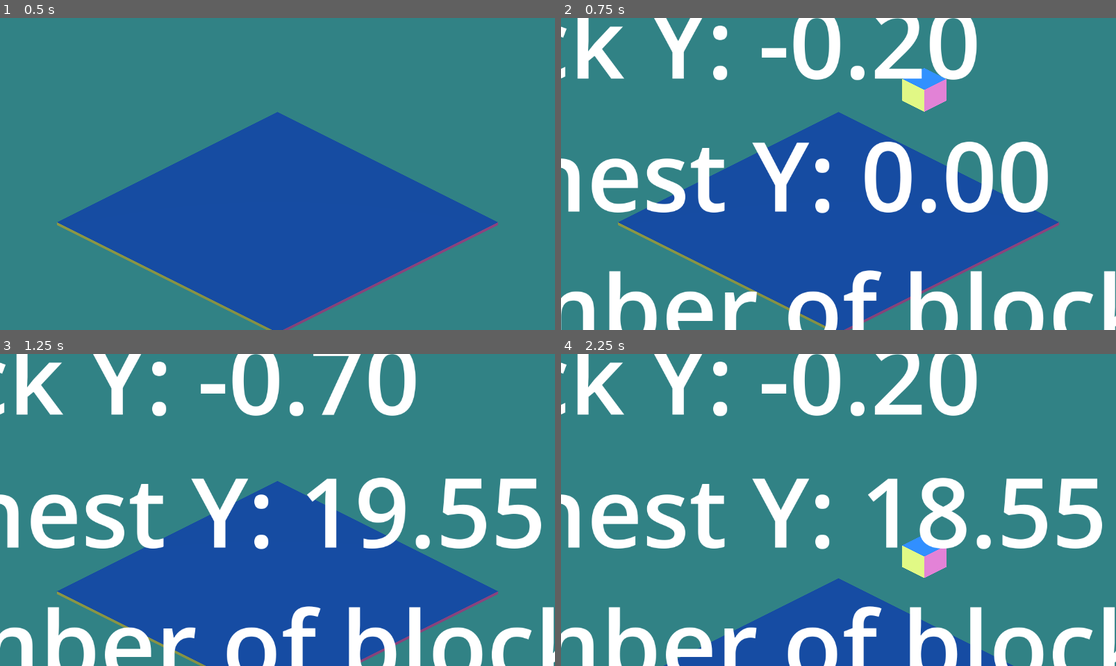
Above: before the commit, frames 1-4 (two rows, left to right).
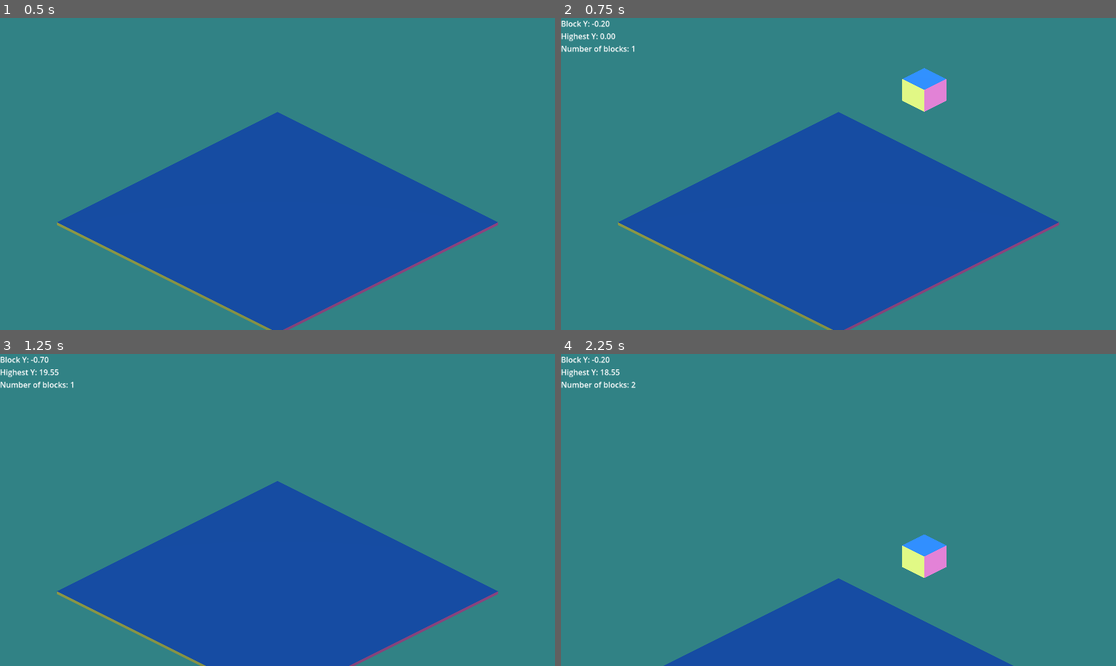
Above: after the commit, the same moments.

Repository: dream-team-reborn/godot-wild-jam-73
Game: Godot game, scene res://scenes/game.tscn
Two runs of this game, one before a commit and one after it. Both use one fixed random seed, a clock stepped at 60 frames per second and the inputs below.
Inputs (mouse positions are in pixels of both pictures, inside the frame that each line leads up to):
- Up to frame 1 (0.5 s): no input
- Up to frame 2 (0.75 s): tap Enter at 0.5 s; move the mouse to (960, 158) at 0.52 s; hold Right (move_right) from 0.53 s (still down); hold Space (confirm) from 0.53 s (still down); click (960, 158) at 0.67 s
- Up to frame 3 (1.25 s): keep holding Right (move_right); keep holding Space (confirm)
- Up to frame 4 (2.25 s): release Right (move_right) at 1.25 s; release Space (confirm) at 1.25 s; drag from (727, 525) to (810, 572) at 1.27 s; move the mouse to (894, 441) at 2.02 s; hold Right (move_right) from 2.03 s (still down); hold Space (confirm) from 2.03 s (still down)

Frame 1 is identical in both runs. In frame 2, 17% of the frame differs, in the area x 0-100%, y 0-100%; in frame 3, 17%; in frame 4, 18%.

Commit message:
Fix debug text

Diff:
--- a/project.godot
+++ b/project.godot
@@ -67,8 +67,3 @@
 
 3d_physics/layer_1="Everything else"
 3d_physics/layer_2="Modules"
-
-[rendering]
-
-renderer/rendering_method="gl_compatibility"
-renderer/rendering_method.mobile="gl_compatibility"
--- a/scenes/game.tscn
+++ b/scenes/game.tscn
@@ -22,6 +22,8 @@
 
 [sub_resource type="BoxMesh" id="BoxMesh_sf87x"]
 size = Vector3(100, 1, 100)
+
+[sub_resource type="LabelSettings" id="LabelSettings_gohhe"]
 
 [node name="Game" type="Node3D"]
 
@@ -96,4 +98,6 @@
 grow_horizontal = 2
 grow_vertical = 2
 theme_override_font_sizes/font_size = 200
+label_settings = SubResource("LabelSettings_gohhe")
+autowrap_mode = 3
 script = ExtResource("5_qtm6v")
Not shown: 1 places in scenes/game.tscn that only renumber resources
